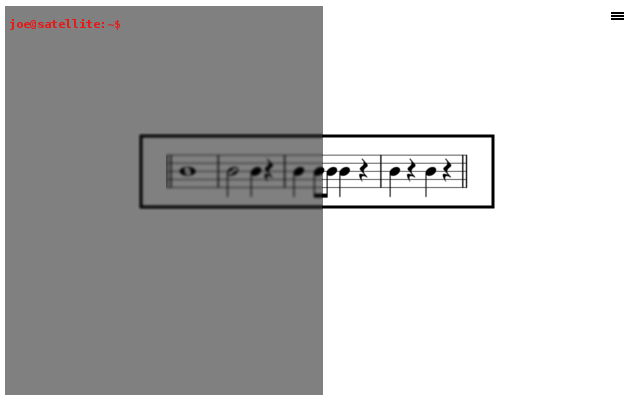
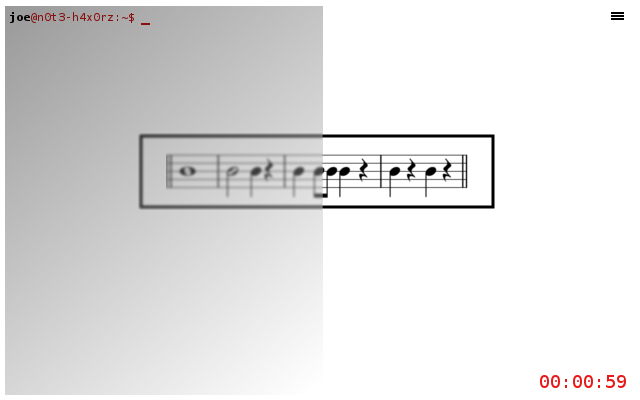
Revision of a layered w=640, h=400 image; what changed, layer by layer:
renamed "joe@satellite:~$" to "joe@n0t3-h4x0rz:~$ _", painted on it over (10, 12, 150, 30)
added layer "00:00:59" above "Text Layer" over (540, 375, 626, 388)
"Layer": opacity 50% → 40%, painted on it over (5, 6, 323, 395)
